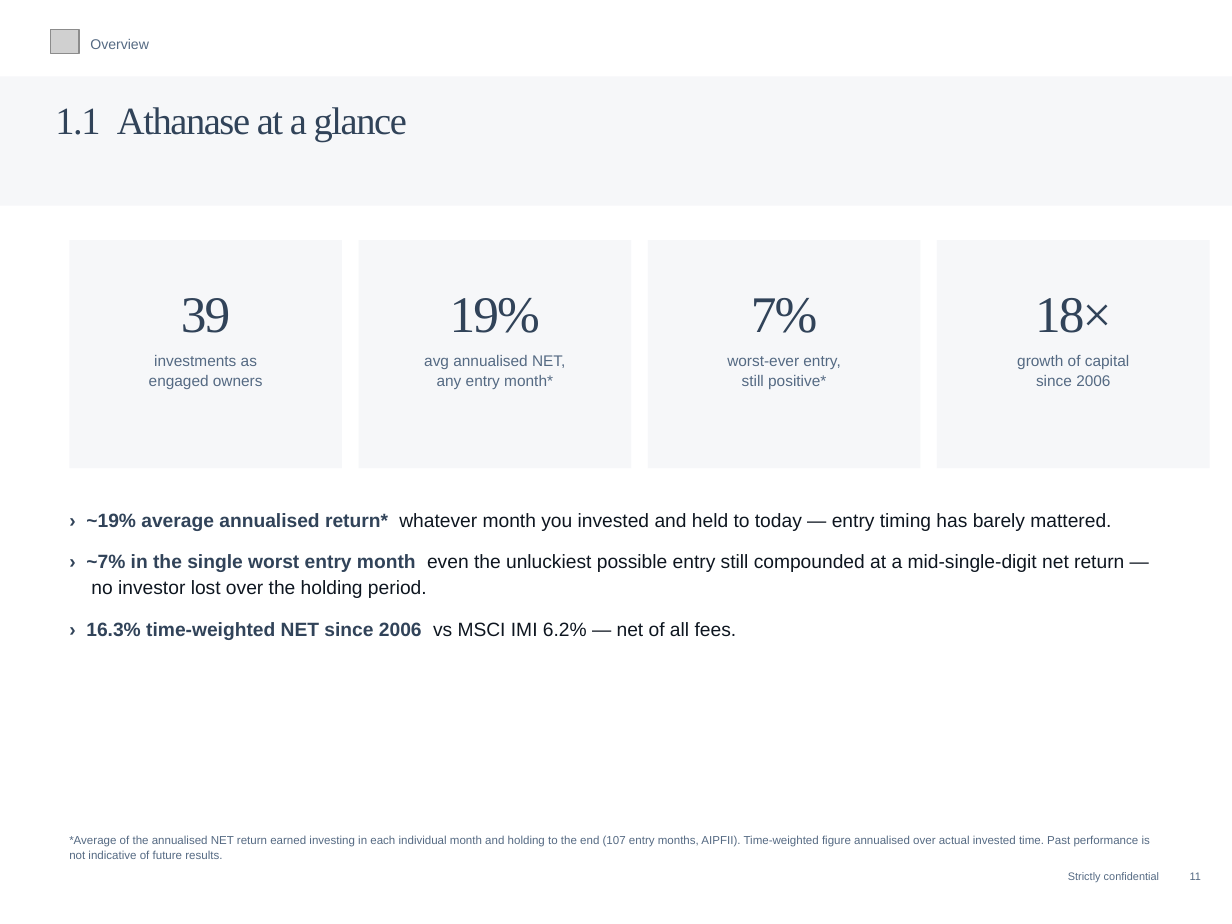
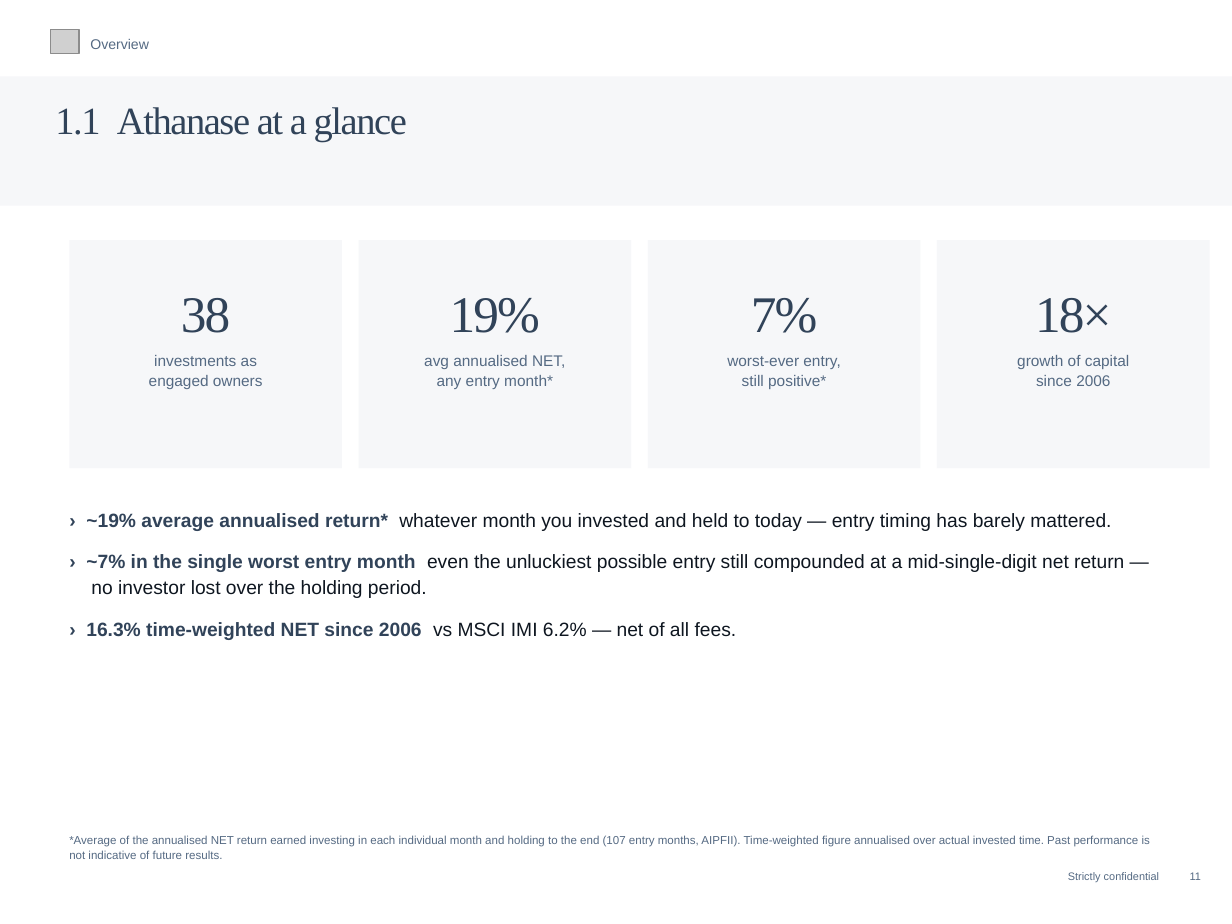
Before and after one commit to charette-lab/Claude, a slide deck: slide 14 of Athanase_Engaged_Ownership_Allocator_Deck.pptx. Drawn at 1232x924 pixels with LibreOffice and Linux fonts; fonts in the diff are those of the drawing; grey boxes stand for pictures. Boxes give left, top, right and bottom in pixels: in the first picture for what was removed or moved away, otherwise in the second. Text is boxed around its words. In the diff, an @@ line names an element or a change of style, - is before the commit and + after.

```diff
--- a/Athanase_Engaged_Ownership_Allocator_Deck.pptx
+++ b/Athanase_Engaged_Ownership_Allocator_Deck.pptx
@@ text at (x1=181, y1=298, x2=230, y2=333): text changed @@
-39
+38
```
Also in this commit, not shown: 7 other slides changed, 1 other file.
